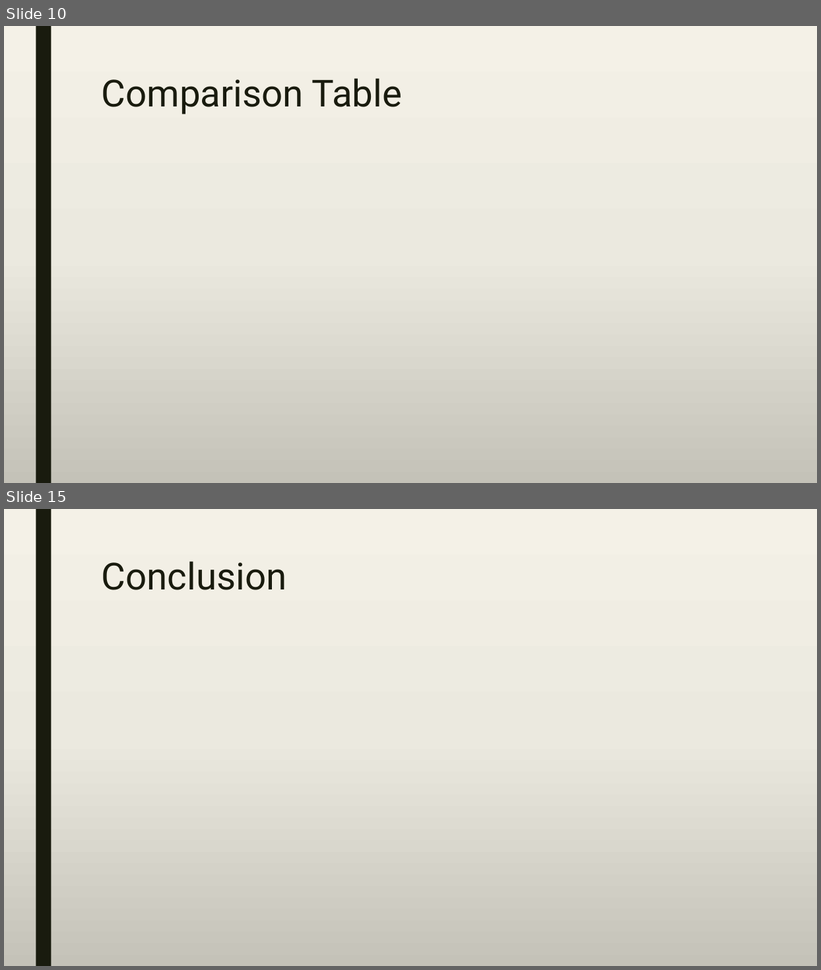
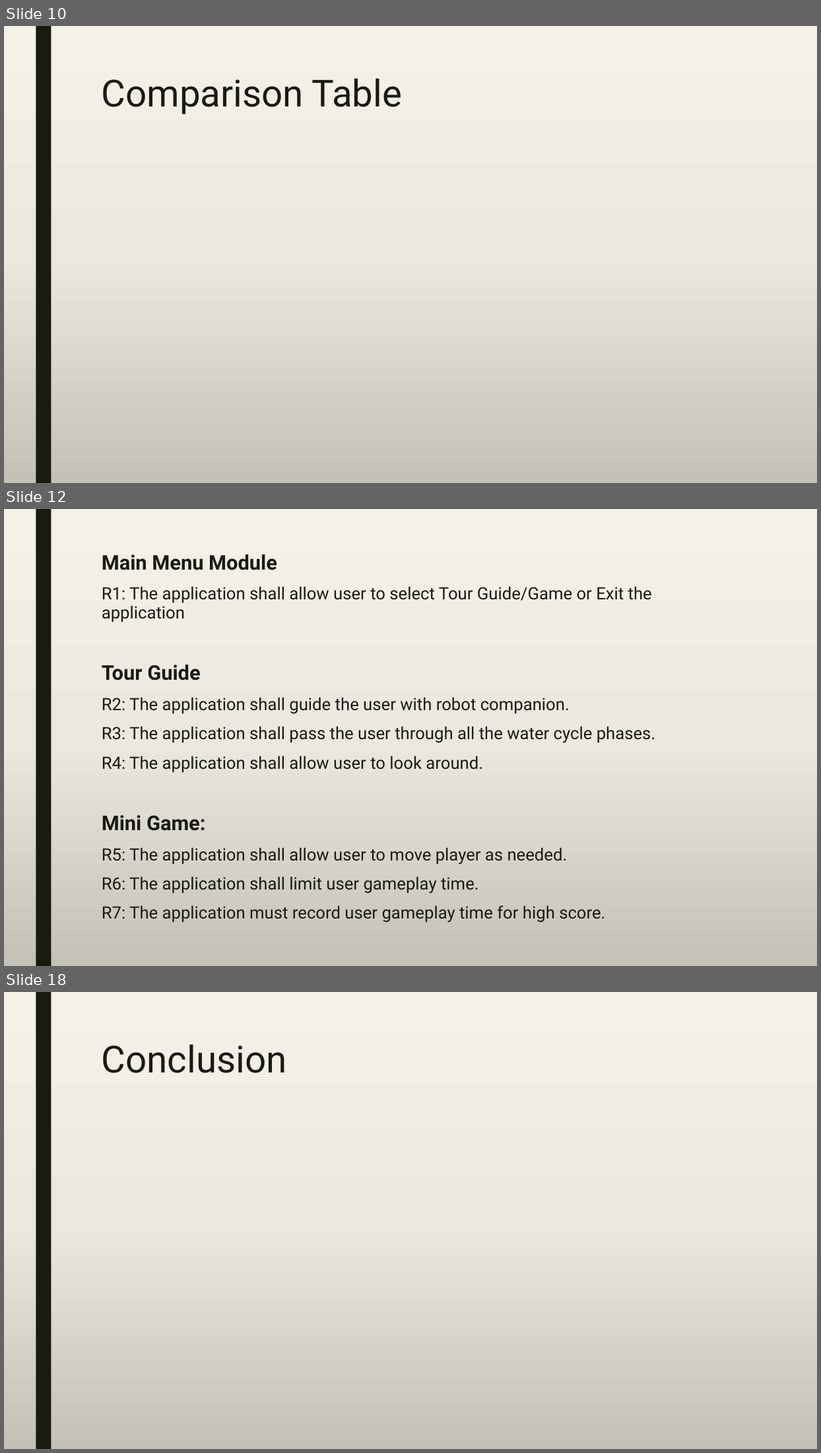
Before and after one commit to A-3li/Capstone, a slide deck: Capstone.pptx. Shown one above the other, each under a label of ours: slides 10 and 15 before the commit, slides 10, 12 and 18 after it; the slides between them are not shown. The pictures are 821x970 and 821x1453 pixels, drawn with LibreOffice and Linux fonts; fonts in the diff are those of the drawing. Boxes give left, top, right and bottom in pixels: in the first picture for what was removed or moved away, otherwise in the second. Text is boxed around its words. In the diff, an @@ line names an element or a change of style, - is before the commit and + after.

```diff
--- a/Capstone.pptx
+++ b/Capstone.pptx
@@ slide 12 added at box(4, 509, 817, 966), background gradient #F4F2E7 to #EBEAE0 to #C4C3B9; not listed: 1 template element that a slide beside it also shows @@
@@ text added at box(102, 555, 655, 923), 20 pt, text #191B0E @@
+Main Menu Module
+R1: The application shall allow user to select Tour Guide/Game or Exit the application
+Tour Guide
+R2: The application shall guide the user with robot companion.
+R3: The application shall pass the user through all the water cycle phases.
+R4: The application shall allow user to look around.
+Mini Game:
+R5: The application shall allow user to move player as needed.
+R6: The application shall limit user gameplay time.
+R7: The application must record user gameplay time for high score.
@@ what was slide 15 is now slide 18 @@
```
Also in this commit, not shown: 7 slides changed, 3 other slides added, 1 slide removed.
